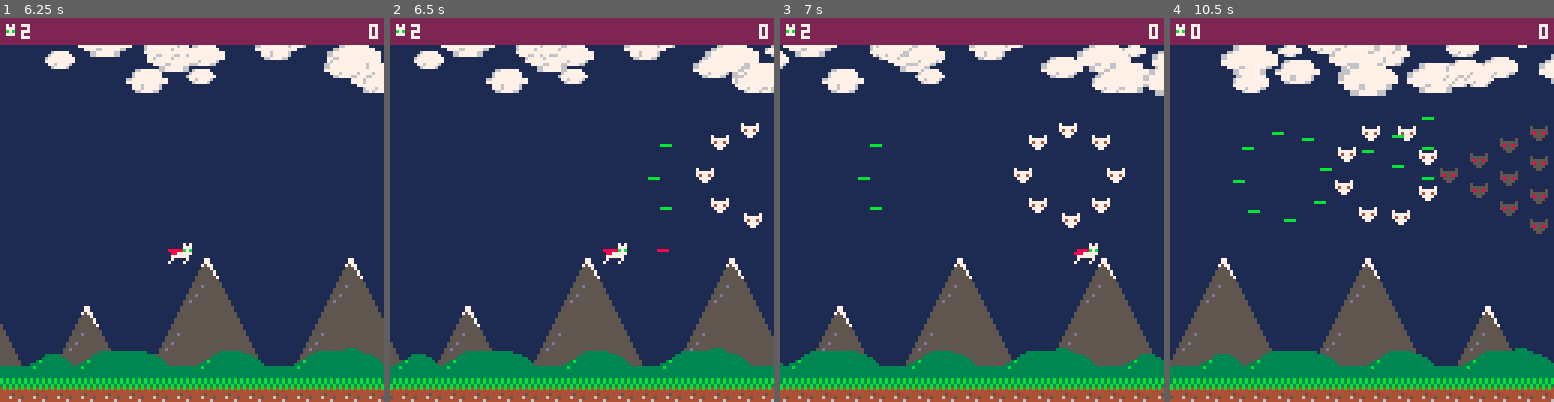
Above: before the commit, frames 1-4 (left to right).
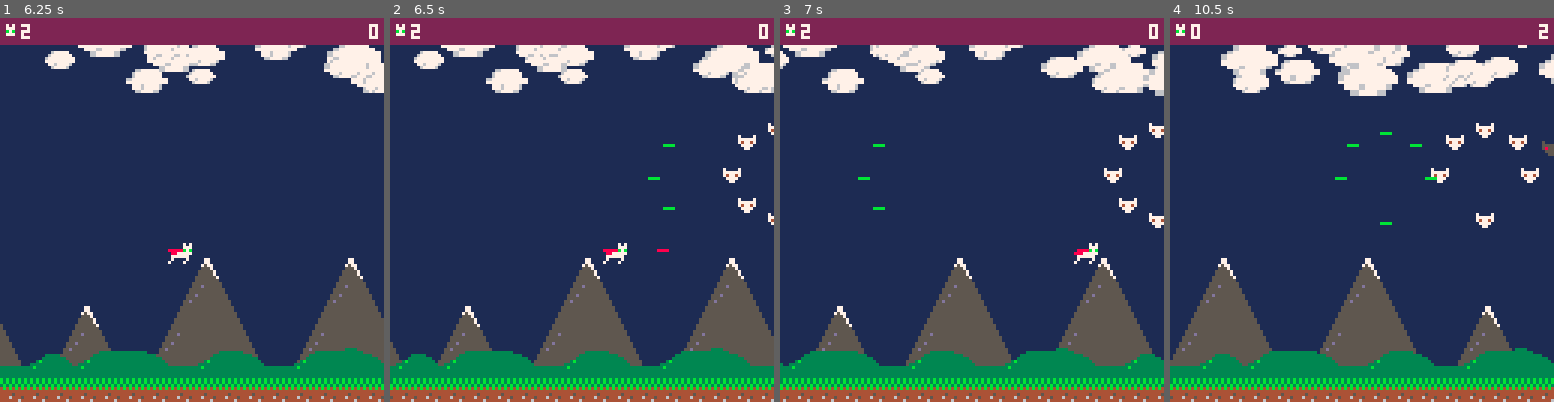
Above: after the commit, the same moments.

Repository: zothynine/picoheads
Game: PICO-8 cartridge catfight.p8
The game is run twice, just before and just after one commit, with the same random seed, the same clock (stepped at 60 frames per second) and the same inputs.
Inputs:
- Up to frame 1 (6.25 s): tap X (X key) at 0.33, 1.07, 1.85, 2.97, 4.08, 5.2 s; hold Right 1.6-2.1 s; hold Up 2.15-2.42 s; hold Right 2.47-3.03 s; hold Left 3.08-3.58 s; hold Down 3.63-3.97 s; hold Right 4.02-4.68 s; hold Up 4.73-5.03 s; hold Left 5.08-5.68 s; hold Down 5.73-6.03 s; hold Right from 6.08 s (still down)
- Up to frame 2 (6.5 s): keep holding Right; tap X (X key) at 6.32 s
- Up to frame 3 (7 s): release Right at 6.58 s; hold Right from 6.63 s (still down)
- Up to frame 4 (10.5 s): release Right at 7.13 s; hold Up 7.18-7.45 s; tap X (X key) at 7.43, 8.55, 9.67 s; hold Right 7.5-8.07 s; hold Left 8.12-8.62 s; hold Down 8.67-9 s; hold Right 9.05-9.72 s; hold Up 9.77-10.07 s; hold Left from 10.12 s (still down)

Frame 1 is identical in both runs. In frame 2, 1.1% of the frame differs, in the area x 70-100%, y 27-55%; in frame 3, 1.4%; in frame 4, 3.4%, in the area x 16-100%, y 2-57%.

Commit message:
Repariere waves und enemy-Bewegung

Diff:
--- a/catfight.p8
+++ b/catfight.p8
@@ -54,7 +54,7 @@
 
   shots={}
 
-  enemies_def={
+  enemy_types={
     rat={16,0,6,5},
     mouse={22,0,6,5}
   }
@@ -71,37 +71,38 @@
     {
       {tim="0:3:0",
         swarm=swarms.circle,
-        enemy=enemies_def.mouse,
+        e_type=enemy_types.mouse,
         path="linear",
         x=128,
         y=50,
         shots={iv=0},
         count=swarms.circle.n,
-        dirty=false},
+        dirty=false,
+        enemies={}},
       {tim="0:6:0",
         swarm=swarms.tri_l,
-        enemy=enemies_def.rat,
+        e_type=enemy_types.rat,
         path="wave",
         x=128,
         y=50,
         shots={iv=0},
         count=#swarms.tri_l,
-        dirty=false},
+        dirty=false,
+        enemies={}},
       {tim="0:9:0",
         swarm=swarms.tri_s,
-        enemy=enemies_def.mouse,
+        e_type=enemy_types.mouse,
         path="circle",
         x=128,
         y=40,
         shots={iv=0},
         count=#swarms.tri_s,
-        dirty=false}
+        dirty=false,
+        enemies={}}
     }
   }
 
   enemy_waves={}
-
-  enemies={}
 
   _update60=update_start
   _draw=draw_start
@@ -148,7 +149,6 @@
     str="0:0:0"
   }
   enemy_waves=set_lvl(1)
-  enemies={}
   shots={}
   ascii.x=56
   ascii.y=55
@@ -258,13 +258,17 @@
     -- delete shot when out of bounds
     if (_x>127) del(ascii.shots,_shot)
 
-    for i=#enemies,1,-1 do
-      local _e=enemies[i]
-      if collision(_shot,_e) then
-        delete_enemy(_e)
-        del(ascii.shots,_shot)
-        sfx(1)
-        score+=1
+    for i=#enemy_waves,1,-1 do
+      local _w=enemy_waves[i]
+
+      for j=#_w.enemies,1,-1 do
+        local _e=_w.enemies[j]
+        if collision(_shot,_e) then
+          delete_enemy(_w,_e)
+          del(ascii.shots,_shot)
+          sfx(1)
+          score+=1
+        end
       end
     end
   end
@@ -302,113 +306,120 @@
       _y=_w.y+_w.swarm[i][2]
     end
 
-    if _w.path=="linear" or
-      _w.path=="wave" or
-      _w.path=="slope" then
-      create_enemy(_w,i,_x,_y,nil,nil,_a)
-    elseif _w.path=="circle" then
-      create_enemy(_w,i,_x,_y,127,127,0.25-0.003)
+    if _w.path=="circle" then
+      add(_w.enemies, {
+        si=i,
+        x=_x,
+        y=_y,
+        ox=127,
+        oy=127,
+        a=0.25-0.003,
+        w=6,
+        h=5,
+        r=sqrt((_w.x-127)*(_w.x-127)+(127-_w.y)*(127-_w.y))})
+    else
+      add(_w.enemies, {
+        si=i,
+        x=_x,
+        y=_y,
+        ox=nil,
+        oy=nil,
+        a=_a,
+        w=6,
+        h=5,
+        r=sqrt((_w.x-127)*(_w.x-127)+(127-_w.y)*(127-_w.y))})
     end
   end
 end
 
-function create_enemy(_w,_si,_x,_y,_originx,_originy,_a)
-  add(enemies,
-    {
-      x=_x,
-      y=_y,
-      w=6,
-      h=5,
-      r=sqrt((_w.x-127)*(_w.x-127)+(127-_w.y)*(127-_w.y)), --circle radius
-      ox=_originx, --circle center x
-      oy=_originy, --circle center y
-      a=_a, --initial angle
-      wav=_w,
-      si=_si
-    }
-  )
-end
-
 function update_waves()
-  local _f=enemy_waves[1]
-  if (#enemy_waves==0) return
-  if _f.tim==tim.game.str then
-    create_wave(_f)
-    del(enemy_waves,_f)
-  end
-end
-
-function delete_enemy(_e)
-  _e.wav.count-=1
-  del(enemies,_e)
-  if (_e.wav.count==0) del(enemy_waves, _e.wav)
-end
-
-function update_enemies()
-  for i=#enemies,1,-1 do
-    local _e=enemies[i]
-    local _dirty = _e.wav.dirty
-
-    if _e.wav.path=="linear" then
-      if _e.x+_e.w<0 then
-        delete_enemy(_e)
-      end
-      _e.wav.x-=0.1
-      if _e.wav.swarm.name=="circle" then
-        _e.x=_e.wav.x+_e.wav.swarm.r*cos(_e.a)
-        _e.y=_e.wav.y+_e.wav.swarm.r*sin(_e.a)
-        if _e.wav.x<=70 then
-          _e.wav.x+=0.1
-          _e.a+=0.01
-          _e.x=_e.wav.x+_e.wav.swarm.r*cos(_e.a)
-          _e.y=_e.wav.y+_e.wav.swarm.r*sin(_e.a)
-        end
-      else
-        _e.x=_e.wav.x+_e.wav.swarm[_e.si][1]
-      end
-    elseif _e.wav.path=="wave" then
-      if (_e.x+_e.w<0) delete_enemy(_e)
-      _e.wav.x-=0.05
-      local _wave_y=_e.wav.y+(sin(_e.wav.x/12)*10)
-      _e.x=_e.wav.x+_e.wav.swarm[_e.si][1]
-      _e.y=_wave_y+_e.wav.swarm[_e.si][2]
-    elseif _e.wav.path=="slope" then
-      if (_e.x+_e.w<0) delete_enemy(_e)
-      if _e.wav.x<97 and _e.wav.x>30 and _e.wav.y<87 then
-        _e.wav.y+=0.08
-      end
-      _e.wav.x-=0.05
-      _e.x=_e.wav.x+_e.wav.swarm[_e.si][1]
-      _e.y=_e.wav.y+_e.wav.swarm[_e.si][2]
-    elseif _e.wav.path=="circle" then
-      if (_e.y>127) delete_enemy(_e)
-      _e.a+=0.003
-      if (_e.a > 1) _e.a=0
-      _e.wav.x=_e.ox+_e.r*cos(_e.a)
-      _e.wav.y=_e.oy+_e.r*sin(_e.a)
-      _e.x=_e.wav.x+_e.wav.swarm[_e.si][1]
-      _e.y=_e.wav.y+_e.wav.swarm[_e.si][2]
-    end
-
-    if _e.wav.shots then
-      if _e.wav.shots.iv==tim.game.f
-      and _e.x < 128-_e.w then
-        add(shots,{x=_e.x,y=_e.y+3,w=3,h=1})
+  for i=1,#enemy_waves do
+    local _w=enemy_waves[i]
+    if _w.tim==tim.game.str then
+      if not _w.created then
+        create_wave(_w)
+        _w.created=true
       end
     end
-
-    if collision(_e,ascii) then
-      ascii_hit()
-    end
-
-    if ascii.collided then
-      ascii.cdtim-=1
-
-      if ascii.cdtim==0 then
-        ascii.collided=false
-        ascii.cdtim=ascii.cooldwn
+  end
+end
+
+function delete_enemy(_w,_e)
+  del(_w.enemies,_e)
+  if (#_w.enemies==0) del(enemy_waves, _w)
+end
+
+function update_enemies()
+  for i=1,#enemy_waves do
+    local _w=enemy_waves[i]
+    local _dirty = _w.dirty
+    for j=#_w.enemies,1,-1 do
+      if (j==#_w.enemies-1) _dirty=true
+      local _e=_w.enemies[j]
+
+      if _w.path=="linear" and _w.swarm.name=="circle" then
+        if _e.x+_e.w<0 then
+          delete_enemy(_w,_e)
+        end
+        if (not _dirty and _w.x>70) _w.x-=0.1
+        _e.x=_w.x+_w.swarm.r*cos(_e.a)
+        _e.y=_w.y+_w.swarm.r*sin(_e.a)
+        if _w.x<=70 then
+          _e.a+=0.01
+          _e.x=_w.x+_w.swarm.r*cos(_e.a)
+          _e.y=_w.y+_w.swarm.r*sin(_e.a)
+        end
+      elseif _w.path=="linear" then
+        if _e.x+_e.w<0 then
+          delete_enemy(_w,_e)
+        end
+        if (not _dirty) _w.x-=0.1
+        _e.x=_w.x+_w.swarm[_e.si][1]
+      elseif _w.path=="wave" then
+        if (_e.x+_e.w<0) delete_enemy(_w,_e)
+        if (not _dirty) _w.x-=0.05
+        local _wave_y=_w.y+(sin(_w.x/12)*10)
+        _e.x=_w.x+_w.swarm[_e.si][1]
+        _e.y=_wave_y+_w.swarm[_e.si][2]
+      elseif _w.path=="slope" then
+        if (_e.x+_e.w<0) delete_enemy(_w,_e)
+        if _w.x<97 and _w.x>30 and _w.y<87 then
+          if (not _dirty) _w.y+=0.08
+        end
+        if (not _dirty) _w.x-=0.05
+        _e.x=_w.x+_w.swarm[_e.si][1]
+        _e.y=_w.y+_w.swarm[_e.si][2]
+      elseif _w.path=="circle" then
+        if (_e.y>127) delete_enemy(_w,_e)
+        _e.a+=0.003
+        if (_e.a > 1) _e.a=0
+        if (not _dirty) _w.x=_e.ox+_e.r*cos(_e.a)
+        if (not _dirty) _w.y=_e.oy+_e.r*sin(_e.a)
+        _e.x=_w.x+_w.swarm[_e.si][1]
+        _e.y=_w.y+_w.swarm[_e.si][2]
+      end
+
+      if _w.shots then
+        if _w.shots.iv==tim.game.f
+        and _e.x < 128-_e.w then
+          add(shots,{x=_e.x,y=_e.y+3,w=3,h=1})
+        end
+      end
+
+      if collision(_e,ascii) then
+        ascii_hit()
+      end
+
+      if ascii.collided then
+        ascii.cdtim-=1
+
+        if ascii.cdtim==0 then
+          ascii.collided=false
+          ascii.cdtim=ascii.cooldwn
+        end
       end
     end
+    _dirty=false
   end
 end
 
@@ -486,7 +497,7 @@
   update_waves()
   update_enemies()
 
-  if #enemy_waves==0 and #enemies==0 then
+  if #enemy_waves==0 then
     _update60=update_lvlend
     _draw=draw_lvlend
   end
@@ -520,8 +531,8 @@
   sspr(o,8,9,6,cloud.x,cloud.y,9*cloud.scl,5*cloud.scl)
 end
 
-function draw_enemy(_e)
-  local _s=_e.wav.enemy
+function draw_enemy(_w,_e)
+  local _s=_w.e_type
   sspr(_s[1],_s[2],_s[3],_s[4],_e.x,_e.y)
 end
 
@@ -581,7 +592,17 @@
     draw_ascii()
   end
 
-  foreach(enemies,draw_enemy)
+  for i=1,#enemy_waves do
+    local _w=enemy_waves[i]
+    local _we=_w.enemies
+
+    if #_we>0 then
+      for j=1,#_we do
+        draw_enemy(_w,_we[j])
+      end
+    end
+  end
+
   draw_shots()
   draw_infobar()
 end
